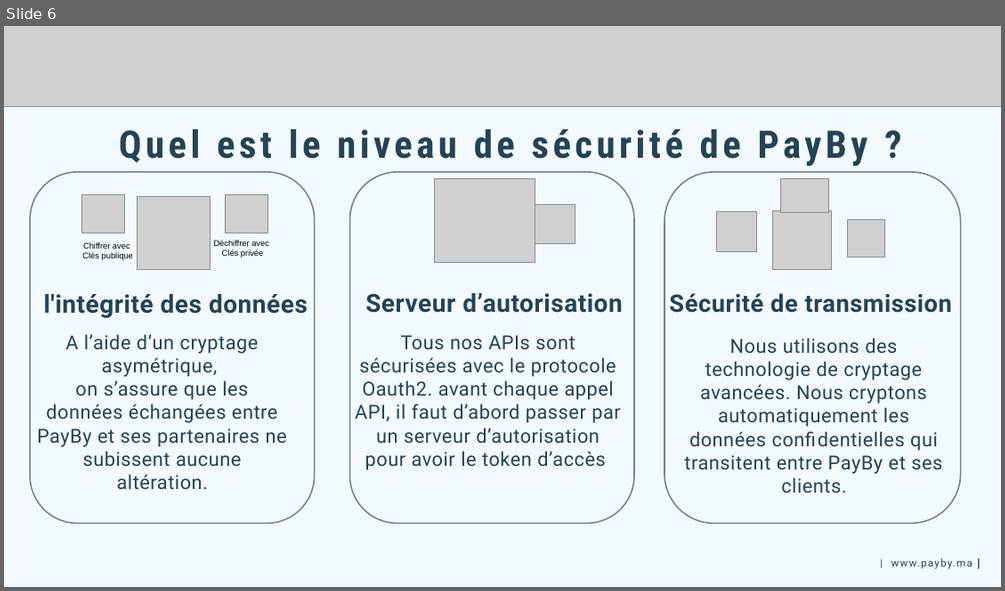
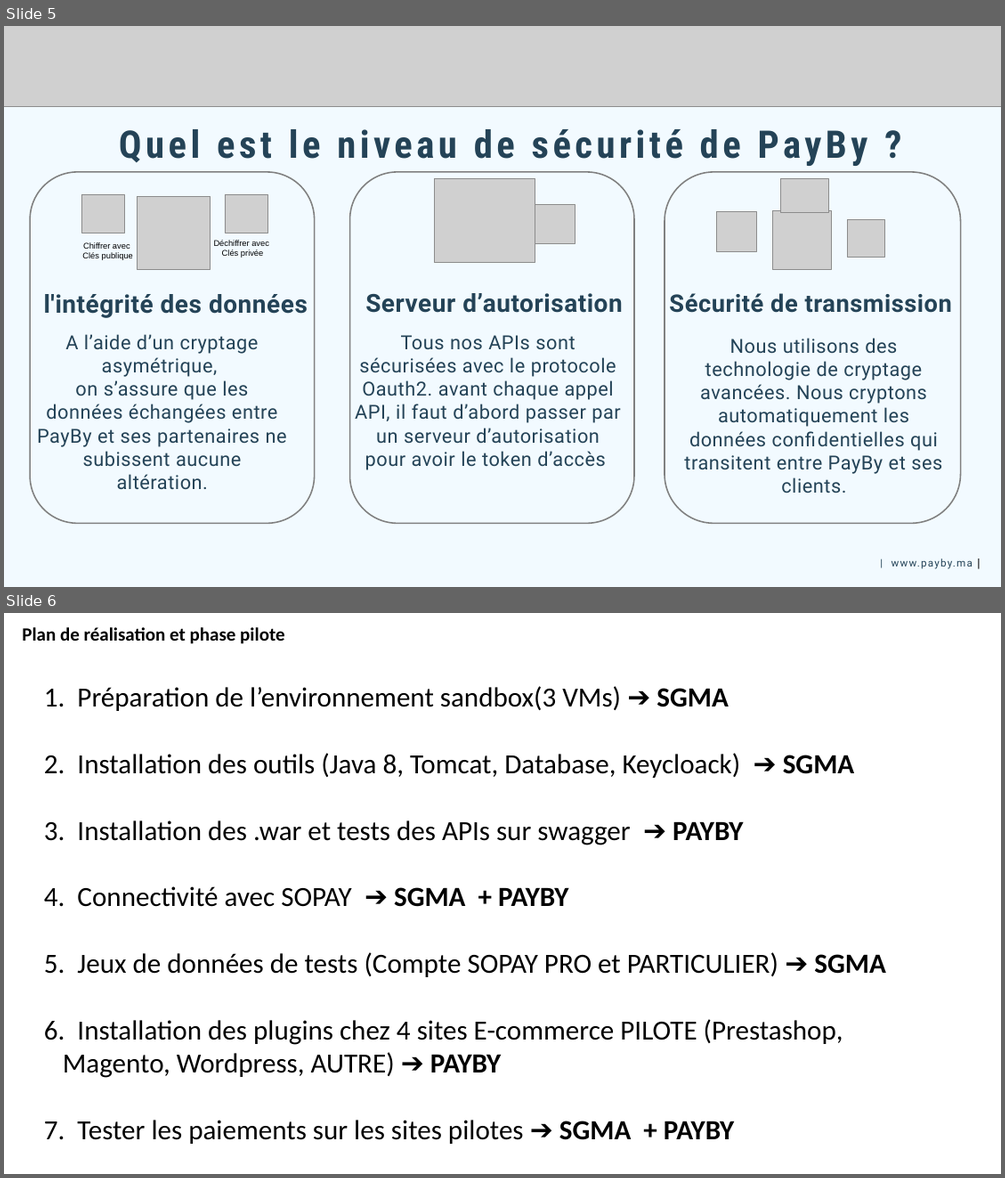
Before and after one commit to sgrabou/mbk, a slide deck: PRÉSENTATION TECHNIQUE PAYBY.pptx. Shown one above the other, each under a label of ours: slide 6 before the commit, slides 5 and 6 after it. The pictures are 1005x591 and 1005x1178 pixels, drawn with LibreOffice and Linux fonts; fonts in the diff are those of the drawing; grey boxes stand for pictures. Boxes give left, top, right and bottom in pixels: in the first picture for what was removed or moved away, otherwise in the second. Text is boxed around its words. In the diff, an @@ line names an element or a change of style, - is before the commit and + after.

```diff
--- a/PRÉSENTATION TECHNIQUE PAYBY.pptx
+++ b/PRÉSENTATION TECHNIQUE PAYBY.pptx
@@ slide 6 added at (4,613,1001,1174), background #FFFFFF @@
@@ text added at (22,627,284,644), 27 pt, text #000000, bold @@
+Plan de réalisation et phase pilote
@@ text added at (63,686,885,1143), 40 pt, text #000000 @@
+1. Préparation de l’environnement sandbox(3 VMs) ➔ SGMA
+2. Installation des outils (Java 8, Tomcat, Database, Keycloack) ➔ SGMA
+3. Installation des .war et tests des APIs sur swagger ➔ PAYBY
+4. Connectivité avec SOPAY ➔ SGMA + PAYBY
+5. Jeux de données de tests (Compte SOPAY PRO et PARTICULIER) ➔ SGMA
+6. Installation des plugins chez 4 sites E-commerce PILOTE (Prestashop, Magento, Wordpress, AUTRE) ➔ PAYBY
+7. Tester les paiements sur les sites pilotes ➔ SGMA + PAYBY
@@ what was slide 6 is now slide 5 @@
```
Also in this commit, not shown: 2 slides changed, 1 other slide added, 2 slides removed, 1 other file.
